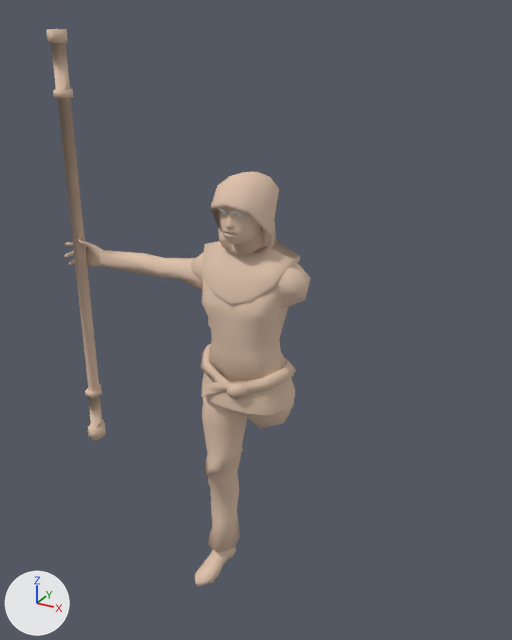
Two versions of the Blender file Objects3d/exorcist.blend, one commit apart.
The view is the same before and after, from a 50 mm camera at (47.7, -84.3, 90.3) aimed at (0.7, 1.0, 47.6). Every picture has the same lights, and +X, +Y and +Z are marked at lower left.

The scene before the commit, as lines of its bpy script (objects in view):
```python
me_playerguy_male1591_033 = bpy.data.meshes.new('playerguy-male1591.033')
me_playerguy_male1591_033.from_pydata(...)  # 41 vertices, 41 faces; spans x -9.57..2.38, y -2.33..2.47, z -2.27..2.4
me_playerguy_male1591_033.polygons.foreach_set('use_smooth', [True] * 41)
me_playerguy_male1591_033.materials.append(mat_defaultskin)  # beige #dfc4ae
me_playerguy_male1591_034 = bpy.data.meshes.new('playerguy-male1591.034')
me_playerguy_male1591_034.from_pydata(...)  # 40 vertices, 34 faces; spans x -11.11..1.42, y -2.95..1.32, z -1.54..1.8
me_playerguy_male1591_034.polygons.foreach_set('use_smooth', [True] * 34)
me_playerguy_male1591_034.materials.append(mat_defaultskin)  # beige #dfc4ae
me_playerguy_male1591_036 = bpy.data.meshes.new('playerguy-male1591.036')
me_playerguy_male1591_036.from_pydata(...)  # 54 vertices, 54 faces; spans x -4.4..3.5, y -4.4..3.6, z -14.6..2.4
me_playerguy_male1591_036.polygons.foreach_set('use_smooth', [True] * 54)
me_playerguy_male1591_036.materials.append(mat_defaultskin)  # beige #dfc4ae
ob_arm_right = bpy.data.objects.new('arm-right', me_playerguy_male1591_033)
ob_arm_right.location = (-7.3, 0.0, 53.7)
ob_forearm_right = bpy.data.objects.new('forearm-right', me_playerguy_male1591_034)
ob_forearm_right.location = (-15.3, 0.4, 53.5)
ob_thigh_right = bpy.data.objects.new('thigh-right', me_playerguy_male1591_036)
ob_thigh_right.location = (-3.6, -0.5, 34.2)
# also in view: 'head' at (0.0, 0.4, 64.3); 'knee-right' at (-4.4, -0.2, 14.1); 'torso' at (0.0, -0.2, 49.4); 'staff' at (-29.4, -2.7, 53.9); 'pelvis' at (0.0, -0.6, 36.8)
```
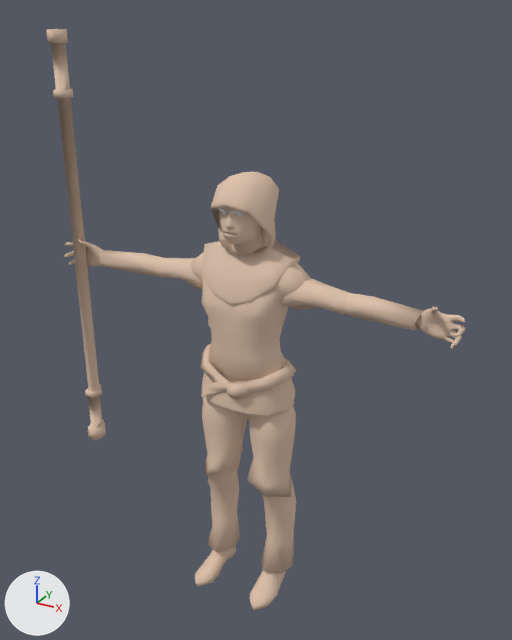
Location of each change, [x1, y1, x2, y2] in pixels of the pictures (512 x 640 px):
'thigh-right.001', added (beige): after [247, 406, 296, 497]
'knee-right.001', added: after [261, 481, 296, 574]
'forearm-right.001', added (beige): after [343, 293, 424, 330]
'arm-right.001', added (beige): after [280, 278, 349, 315]
'hand-right.001', added (beige): after [415, 307, 466, 350]
'foot-right.001', added (beige): after [249, 570, 286, 611]

Diff of the bpy script that builds the scene:
```diff
--- a/Objects3d/exorcist.blend.py
+++ b/Objects3d/exorcist.blend.py
@@ ob_foot_right_001 @@
+ob_foot_right_001 = bpy.data.objects.new('foot-right.001', me_playerguy_male1591_049)  # 60 vertices, 55 faces; spans x -1.84..1.96, y -9.57..2.15, z -4.82..0.12; in mat_defaultskin (beige #dfc4ae)
+ob_foot_right_001.location = (5.5, 0.6, 5.7)
@@ ob_knee_right_001 @@
+ob_knee_right_001 = bpy.data.objects.new('knee-right.001', me_playerguy_male1591_050)  # 46 vertices, 45 faces; spans x -3.2..3.3, y -4.1..3.5, z -17.0..3.0; in mat_defaultskin (beige #dfc4ae)
+ob_knee_right_001.location = (4.8, 0.1, 21.1)
@@ ob_thigh_right_001 @@
+ob_thigh_right_001 = bpy.data.objects.new('thigh-right.001', me_playerguy_male1591_051)  # 54 vertices, 54 faces; spans x -3.5..4.4, y -4.4..3.6, z -14.6..2.4; in mat_defaultskin (beige #dfc4ae)
+ob_thigh_right_001.location = (4.0, -0.5, 34.2)
@@ ob_hand_right_001 @@
+ob_hand_right_001 = bpy.data.objects.new('hand-right.001', me_playerguy_male1591_052)  # 279 vertices, 275 faces; spans x -0.78..6.5, y -3.58..0.84, z -2.11..3.56; in mat_defaultskin (beige #dfc4ae)
+ob_hand_right_001.location = (25.5, -0.5, 53.5)
@@ ob_forearm_right_001 @@
+ob_forearm_right_001 = bpy.data.objects.new('forearm-right.001', me_playerguy_male1591_053)  # 40 vertices, 34 faces; spans x -1.42..11.11, y -2.95..1.32, z -1.54..1.8; in mat_defaultskin (beige #dfc4ae)
+ob_forearm_right_001.location = (15.3, 0.4, 53.5)
@@ ob_arm_right_001 @@
+ob_arm_right_001 = bpy.data.objects.new('arm-right.001', me_playerguy_male1591_054)  # 41 vertices, 41 faces; spans x -2.38..9.57, y -2.33..2.47, z -2.27..2.4; in mat_defaultskin (beige #dfc4ae)
+ob_arm_right_001.location = (7.3, 0.0, 53.7)
```
